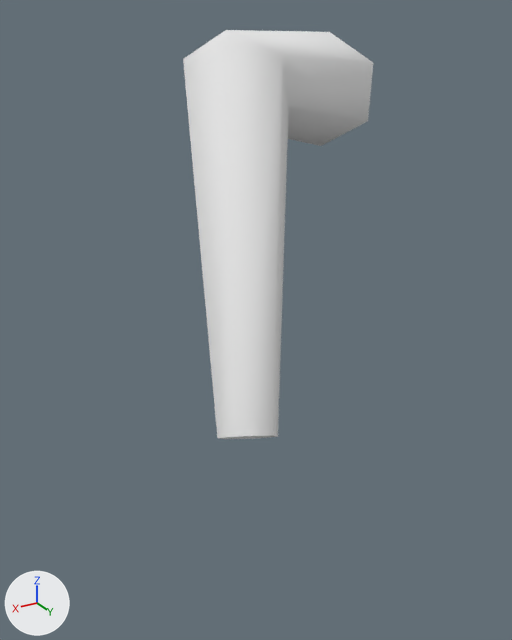
Before and after pictures for a commit that changed the FBX model unity/Assets/Art/Models/Sanshouuo_Leg1.fbx.
Before and after are seen from a 50 mm camera at (0.814, 1.109, 0.127) aimed at (0.356, 0.346, -0.254). Lighting does not change. The marker at lower left points along +X, +Y and +Z. The picture after the commit comes second. Where no turn or scale is listed for an object, it has been applied to the vertices.

The first picture shows 'Sanshouuo_Leg1'.
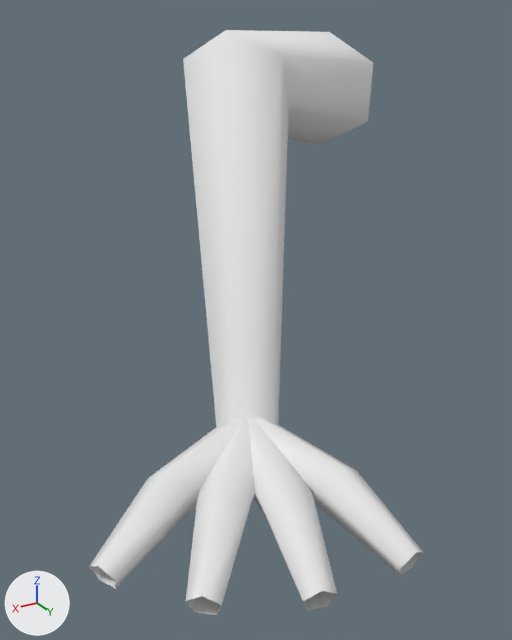
What the commit changed:
me_sanshouuo_leg1 is used by ob_sanshouuo_leg1; location (0.0, 0.0, 0.0).
me_sanshouuo_leg1 had 18 vertices, 12 faces and spanned x -0.053..0.468, y -0.075..0.483, z -0.382..0.109.
me_sanshouuo_leg1 now has 78 vertices, 52 faces and spans x -0.053..0.672, y -0.075..0.712, z -0.394..0.109.
me_sanshouuo_leg1 part 1: a new loose piece of 15 vertices spanning x 0.413..0.672, y 0.417..0.582, z -0.394..-0.317, in mat_vertexcolor (white #e7e7e7).
me_sanshouuo_leg1 part 2: a new loose piece of 15 vertices spanning x 0.401..0.61, y 0.426..0.663, z -0.394..-0.317, in mat_vertexcolor (white #e7e7e7).
me_sanshouuo_leg1 part 3: a new loose piece of 15 vertices spanning x 0.395..0.516, y 0.439..0.707, z -0.394..-0.317, in mat_vertexcolor (white #e7e7e7).
me_sanshouuo_leg1 part 4: a new loose piece of 15 vertices spanning x 0.374..0.466, y 0.444..0.712, z -0.394..-0.317, in mat_vertexcolor (white #e7e7e7).

Location of each change, [x1, y1, x2, y2] in pixels of the pictures (512 x 640 px):
'Sanshouuo_Leg1', reshaped (75% wider, 43% taller)
    before: [183, 30, 373, 439]
    after: [89, 30, 423, 615]
part 1 of me_sanshouuo_leg1, added
    after: [89, 419, 240, 589]
part 2 of me_sanshouuo_leg1, added
    after: [186, 419, 255, 615]
part 3 of me_sanshouuo_leg1, added
    after: [249, 418, 337, 611]
part 4 of me_sanshouuo_leg1, added
    after: [256, 417, 423, 576]
